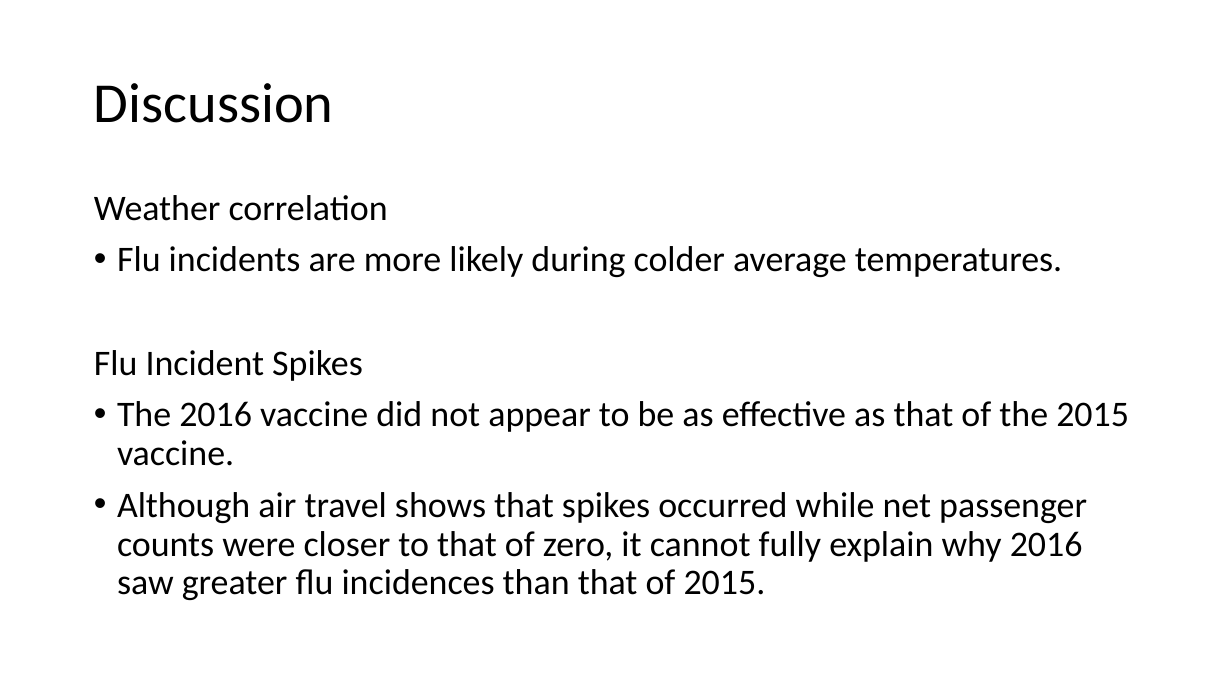
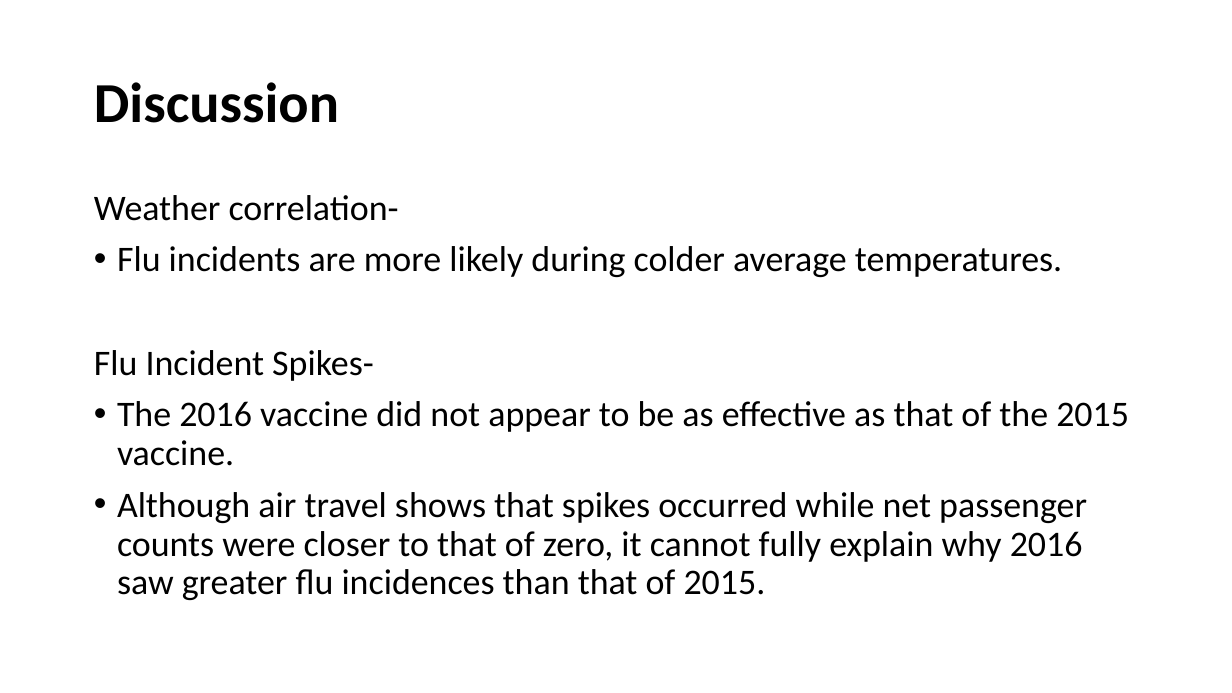
Before and after one commit to giolee88/FluTracker, a slide deck: slide 10 of Slide-Shows/Flu Tracker.pptx. Drawn at 1232x693 pixels with LibreOffice and Linux fonts; fonts in the diff are those of the drawing. Boxes give left, top, right and bottom in pixels: in the first picture for what was removed or moved away, otherwise in the second. Text is boxed around its words. In the diff, an @@ line names an element or a change of style, - is before the commit and + after.

```diff
--- a/Slide-Shows/Flu Tracker.pptx
+++ b/Slide-Shows/Flu Tracker.pptx
@@ title "Discussion" at box(94, 82, 339, 123): bold on @@
@@ text at box(94, 195, 399, 221): text changed @@
-Weather correlation
+Weather correlation-
@@ text at box(94, 350, 374, 381): text changed @@
-Flu Incident Spikes
+Flu Incident Spikes-
```
Also in this commit, not shown: 10 other slides changed.
